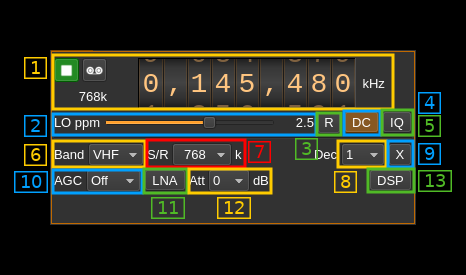
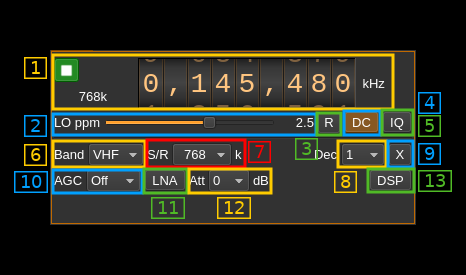
Before/after of a 466 x 275 layered artwork. What changed in the layer stack:
added layer "Patch_01" above "2019-01-14-084231_370x225_scrot.png" over (82, 58, 107, 82)
